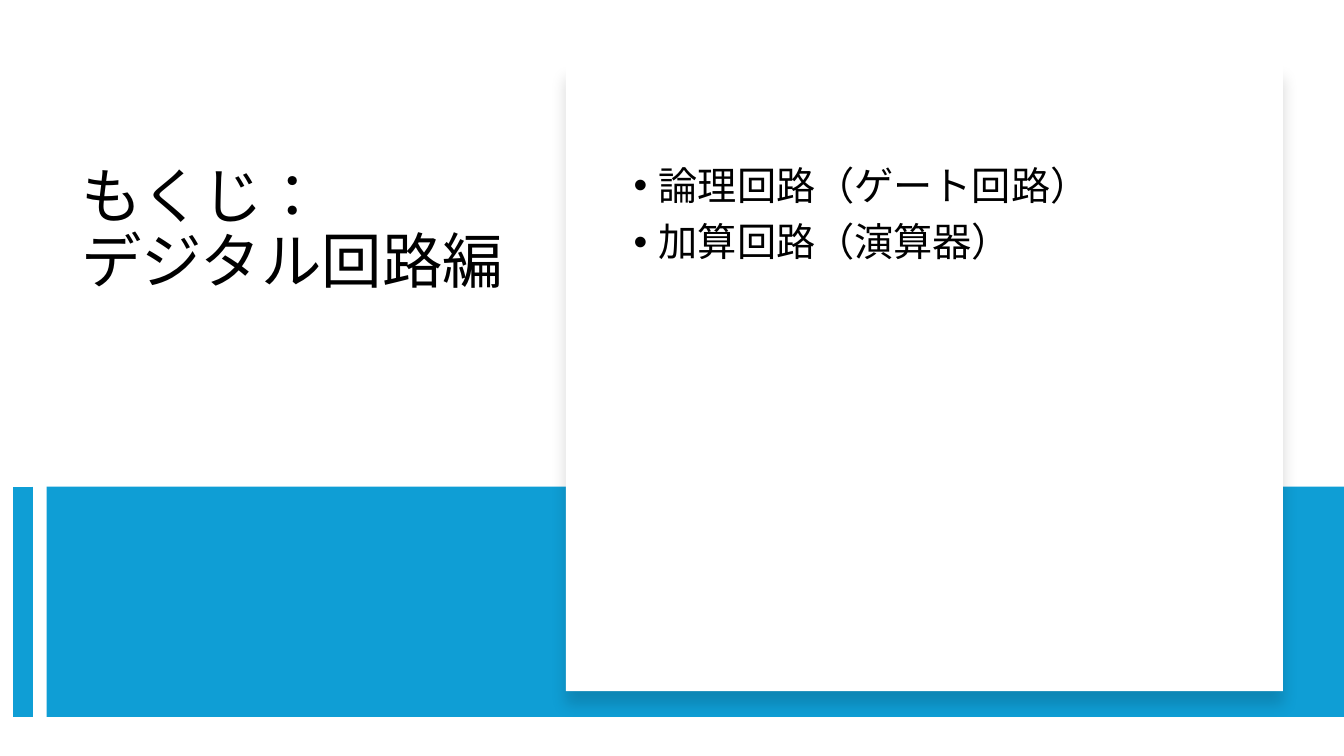
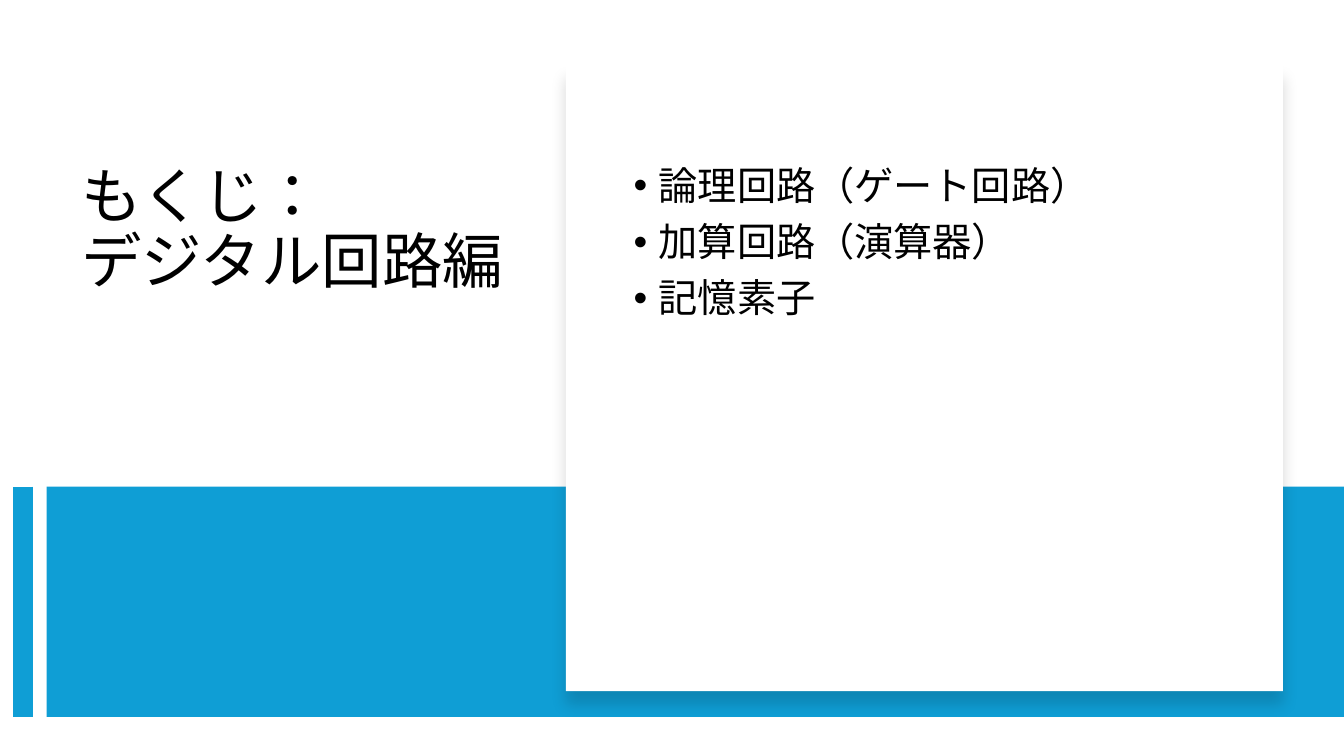
Before and after one commit to ishi-kai/openmpw-transistor-level-examples, a slide deck: slide 2 of TR10/docs/1bit-CPU_TR10.pptx. Drawn at 1344x756 pixels with LibreOffice and Linux fonts; fonts in the diff are those of the drawing. Boxes give left, top, right and bottom in pixels: in the first picture for what was removed or moved away, otherwise in the second. Text is boxed around its words. In the diff, an @@ line names an element or a change of style, - is before the commit and + after.

```diff
--- a/TR10/docs/1bit-CPU_TR10.pptx
+++ b/TR10/docs/1bit-CPU_TR10.pptx
@@ text at [659,279,816,316]: paragraph added @@
+• 記憶素子
```
Also in this commit, not shown: 2 other slides changed, 12 slides added, 8 other files.
